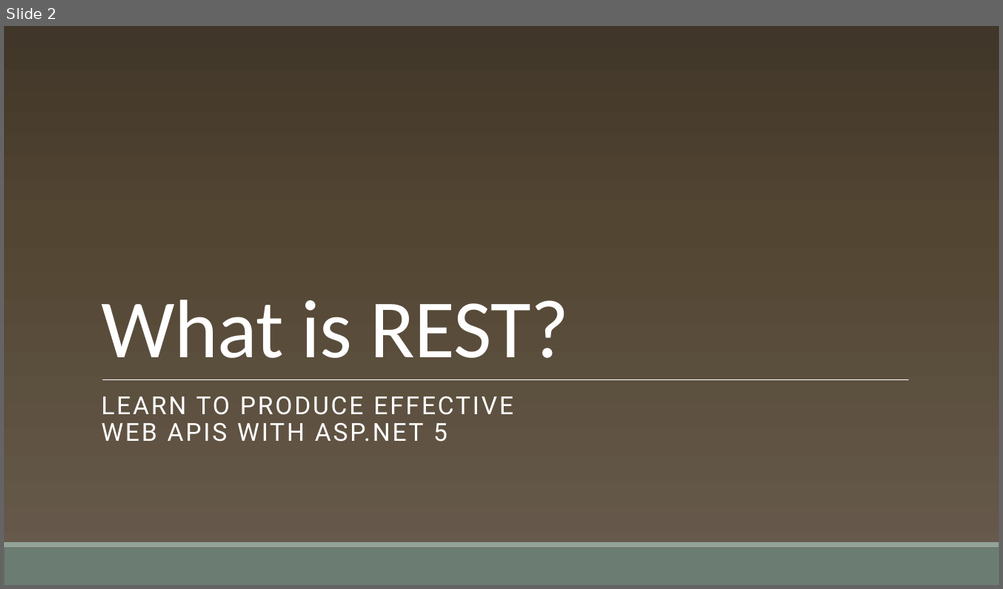
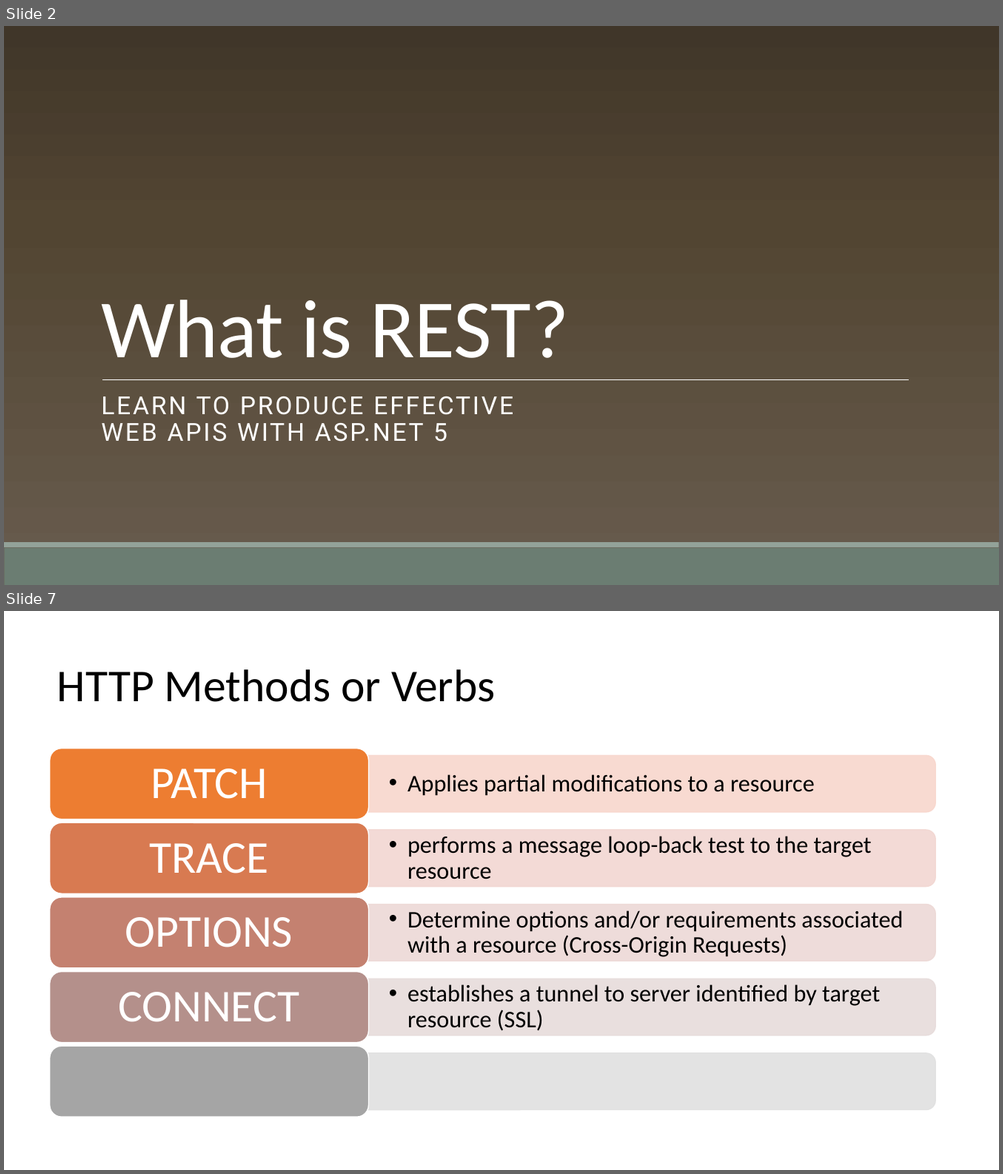
Before and after one commit to cwoodruff/aspnet-5-web-api-workshop, a slide deck: module-1/01-02 What is REST/01-02 What is REST.pptx. Shown one above the other, each under a label of ours: slide 2 before the commit, slides 2 and 7 after it; the slides between them are not shown. The pictures are 1003x589 and 1003x1174 pixels, drawn with LibreOffice and Linux fonts; fonts in the diff are those of the drawing; background and template pictures are left out. Boxes give left, top, right and bottom in pixels: in the first picture for what was removed or moved away, otherwise in the second. Text is boxed around its words. In the diff, an @@ line names an element or a change of style, - is before the commit and + after.

```diff
--- a/module-1/01-02 What is REST/01-02 What is REST.pptx
+++ b/module-1/01-02 What is REST/01-02 What is REST.pptx
@@ slide 7 added at (x1=4, y1=611, x2=999, y2=1170), background #FFFFFF @@
@@ title added at (x1=57, y1=669, x2=495, y2=702), 44 pt, text #000000 @@
+HTTP Methods or Verbs
@@ group added at (x1=50, y1=749, x2=935, y2=1118): 8 texts, 5 round same rects, 5 rounded rectangles @@
+  • Applies partial modifications to a resource
+PATCH
+  • performs a message loop-back test to the target resource
+TRACE
+  • Determine options and/or requirements associated with a resource (Cross-Origin Requests)
+OPTIONS
+  • establishes a tunnel to server identified by target resource (SSL)
+CONNECT
```
Also in this commit, not shown: 31 other slides added, 1 slide removed, 6 other files.
